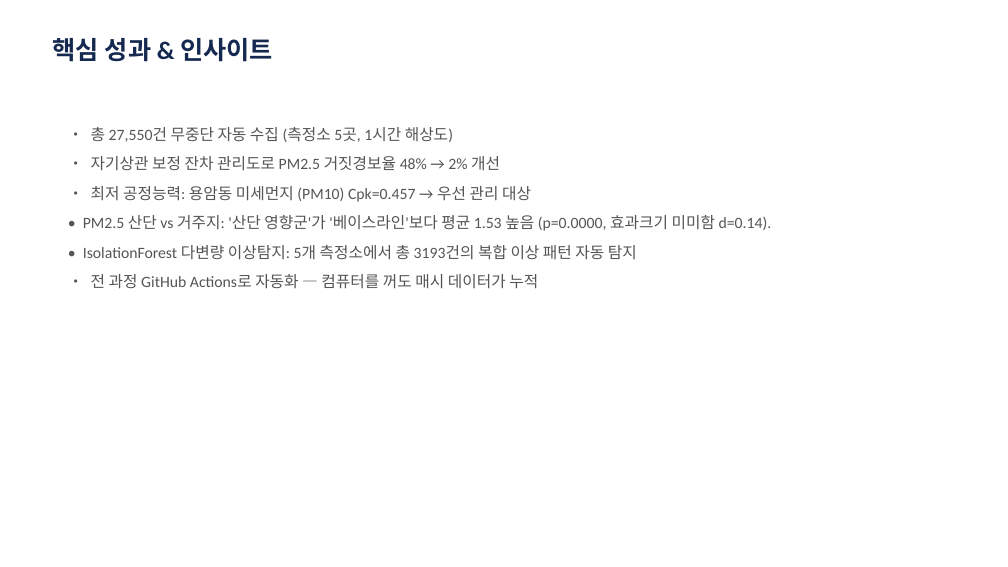
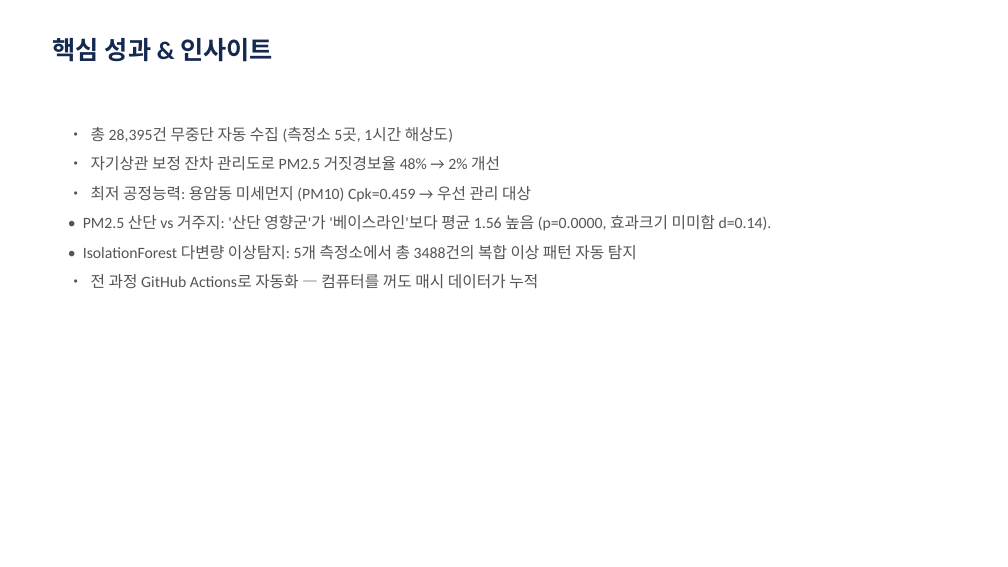
Before and after one commit to robinho0329/chungbuk-air-quality-monitor, a slide deck: slide 7 of reports/portfolio/latest.pptx. Drawn at 1008x567 pixels with LibreOffice and Linux fonts; fonts in the diff are those of the drawing. Boxes give left, top, right and bottom in pixels: in the first picture for what was removed or moved away, otherwise in the second. Text is boxed around its words. In the diff, an @@ line names an element or a change of style, - is before the commit and + after.

```diff
--- a/reports/portfolio/latest.pptx
+++ b/reports/portfolio/latest.pptx
@@ text at [91, 127, 453, 142]: text changed @@
-• 총 27,550건 무중단 자동 수집 (측정소 5곳, 1시간 해상도)
+• 총 28,395건 무중단 자동 수집 (측정소 5곳, 1시간 해상도)
@@ text at [83, 186, 772, 260]: text changed @@
-• 최저 공정능력: 용암동 미세먼지 (PM10) Cpk=0.457 → 우선 관리 대상
-• PM2.5 산단 vs 거주지: '산단 영향군'가 '베이스라인'보다 평균 1.53 높음 (p=0.0000, 효과크기 미미함 d=0.14).
-• IsolationForest 다변량 이상탐지: 5개 측정소에서 총 3193건의 복합 이상 패턴 자동 탐지
+• 최저 공정능력: 용암동 미세먼지 (PM10) Cpk=0.459 → 우선 관리 대상
+• PM2.5 산단 vs 거주지: '산단 영향군'가 '베이스라인'보다 평균 1.56 높음 (p=0.0000, 효과크기 미미함 d=0.14).
+• IsolationForest 다변량 이상탐지: 5개 측정소에서 총 3488건의 복합 이상 패턴 자동 탐지
```
Also in this commit, not shown: 1 other slide changed, 1 other file.
